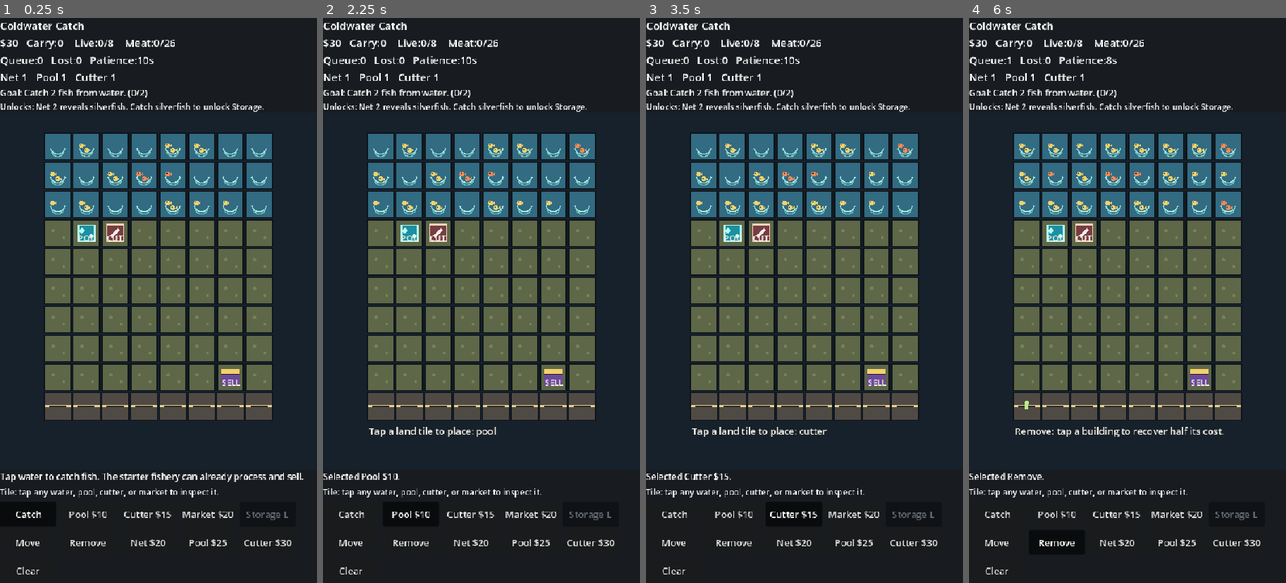
Above: before the commit, frames 1-4 (left to right).
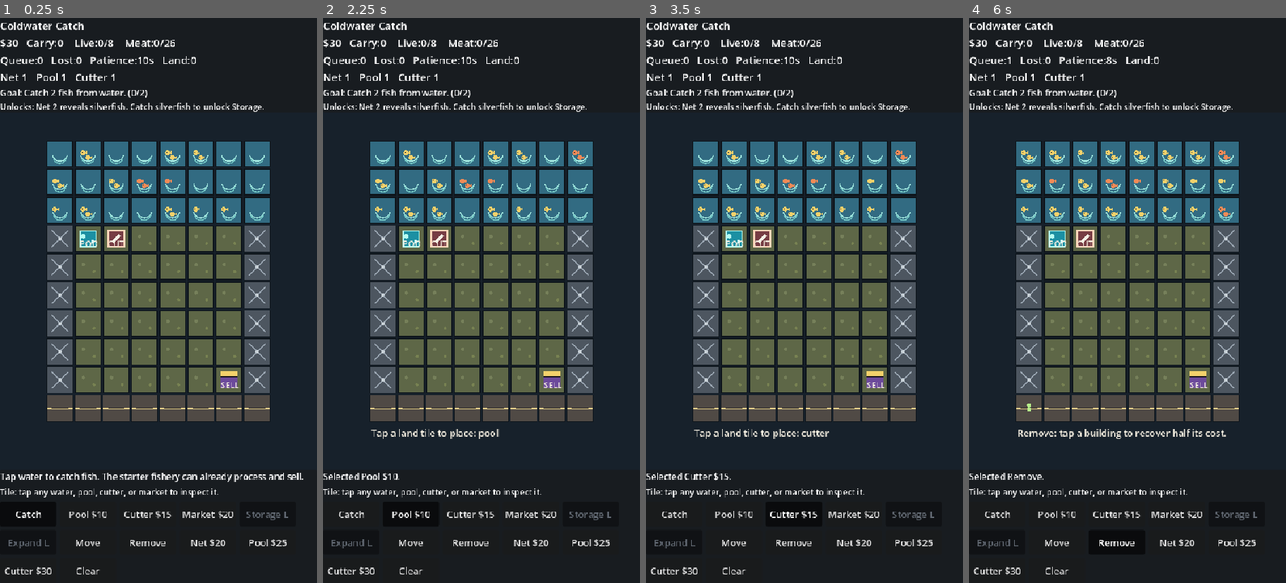
Above: after the commit, the same moments.

Repository: FunnySkillz/project_tilesgame
Game: Godot game, scene res://scenes/Main.tscn
Same seed, same stepped clock (60 frames per second), same inputs: the game is played once before the commit and once after it.
Inputs (mouse positions are in pixels of both pictures, inside the frame that each line leads up to):
- Up to frame 1 (0.25 s): no input
- Up to frame 2 (2.25 s): click (351, 543) at 0.5 s, where only the run after the commit has a clickable "Expand L"; click "Catch" at 1.25 s; click "Pool $10" at 2 s
- Up to frame 3 (3.5 s): click "Cutter $15" at 2.75 s
- Up to frame 4 (6 s): click "Market $20" at 3.5 s; click "Storage L" at 4.25 s; click "Move" at 5 s; click "Remove" at 5.75 s

The runs differ from the first frame. In frame 1, 17% of the frame differs, in the area x 1-92%, y 6-99%; in frame 2, 18%; in frame 3, 18%; in frame 4, 18%.

Commit message:
Add land expansion progression

Diff:
--- a/scripts/main.gd
+++ b/scripts/main.gd
@@ -1,6 +1,6 @@
 extends Control
 
-enum TileKind { WATER, LAND, ROAD }
+enum TileKind { WATER, LAND, ROAD, EXPANSION }
 enum BuildKind { NONE, POOL, CUTTER, MARKET, STORAGE }
 enum GoalStep { CATCH, STORE, PROCESS, SELL, UPGRADE, BUILD, COMPLETE }
 enum FishKind { MINNOW, CARP, SILVERFISH }
@@ -15,6 +15,7 @@
 const TOOL_CUTTER := "cutter"
 const TOOL_MARKET := "market"
 const TOOL_STORAGE := "storage"
+const TOOL_EXPAND := "expand"
 const TOOL_MOVE := "move"
 const TOOL_REMOVE := "remove"
 
@@ -22,6 +23,7 @@
 const COST_CUTTER := 15
 const COST_MARKET := 20
 const COST_STORAGE := 25
+const COST_EXPAND := 35
 
 const CUSTOMER_PATIENCE_SECONDS := 10.0
 const MARKET_SELL_SECONDS := 1.25
@@ -51,6 +53,7 @@
 var upgrades_bought_total := 0
 var buildings_built_total := 0
 var storage_unlocked := false
+var land_expanded_total := 0
 
 var grid_rect := Rect2()
 var tile_px := 48.0
@@ -117,6 +120,8 @@
 				kind = TileKind.WATER
 			elif y == GRID_H - 1:
 				kind = TileKind.ROAD
+			elif x == 0 or x == GRID_W - 1:
+				kind = TileKind.EXPANSION
 			var fish_kind := _random_fish_kind()
 			var fish_count := randi_range(1, 2) if kind == TileKind.WATER and randf() < 0.45 else 0
 			row.append({
@@ -205,6 +210,7 @@
 	_add_tool_button(actions, TOOL_CUTTER, "Cutter $15", "Build processing on land.")
 	_add_tool_button(actions, TOOL_MARKET, "Market $20", "Build selling on land.")
 	_add_tool_button(actions, TOOL_STORAGE, "Storage", "Unlock by catching silverfish. Adds meat storage capacity.")
+	_add_tool_button(actions, TOOL_EXPAND, "Expand", "Unlock after building Storage. Converts edge ground into buildable land.")
 	_add_tool_button(actions, TOOL_MOVE, "Move", "Move one building to another land tile.")
 	_add_tool_button(actions, TOOL_REMOVE, "Remove", "Remove a building and recover half its cost.")
 	command_buttons["net"] = _add_command_button(actions, "Net +", "Upgrade net", _upgrade_net)
@@ -280,6 +286,8 @@
 			_try_build(cell, BuildKind.MARKET, COST_MARKET, "market")
 		TOOL_STORAGE:
 			_try_build(cell, BuildKind.STORAGE, COST_STORAGE, "storage")
+		TOOL_EXPAND:
+			_try_expand_land(cell)
 		TOOL_MOVE:
 			_use_move_tool(cell)
 		TOOL_REMOVE:
@@ -348,6 +356,27 @@
 	buildings_built_total += 1
 	status_text = "Built a " + label + ". " + _layout_hint_for_building(cell, building)
 	_add_popup_for_cell(cell, "-" + str(cost) + "$", Color("#ffd7bb"))
+
+
+func _try_expand_land(cell: Vector2i) -> void:
+	if not _is_tool_unlocked(TOOL_EXPAND):
+		status_text = _tool_locked_reason(TOOL_EXPAND)
+		return
+
+	var tile: Dictionary = tiles[cell.y][cell.x]
+	if tile["kind"] != TileKind.EXPANSION:
+		status_text = "Tap an edge expansion tile to buy more land."
+		return
+	if money < COST_EXPAND:
+		status_text = "Need $" + str(COST_EXPAND) + " to expand land."
+		return
+
+	money -= COST_EXPAND
+	tile["kind"] = TileKind.LAND
+	tiles[cell.y][cell.x] = tile
+	land_expanded_total += 1
+	status_text = "Expanded the base with a new land tile."
+	_add_popup_for_cell(cell, "Land +1", Color("#b7ef8a"))
 
 
 func _use_move_tool(cell: Vector2i) -> void:
@@ -799,6 +828,8 @@
 			return COST_MARKET
 		TOOL_STORAGE:
 			return COST_STORAGE
+		TOOL_EXPAND:
+			return COST_EXPAND
 		_:
 			return 0
 
@@ -815,6 +846,8 @@
 			return "Market $" + str(COST_MARKET)
 		TOOL_STORAGE:
 			return "Storage $" + str(COST_STORAGE) if _is_tool_unlocked(tool) else "Storage L"
+		TOOL_EXPAND:
+			return "Expand $" + str(COST_EXPAND) if _is_tool_unlocked(tool) else "Expand L"
 		TOOL_MOVE:
 			return "Move"
 		TOOL_REMOVE:
@@ -826,12 +859,16 @@
 func _is_tool_unlocked(tool: String) -> bool:
 	if tool == TOOL_STORAGE:
 		return _is_storage_unlocked()
+	if tool == TOOL_EXPAND:
+		return _is_land_expansion_unlocked()
 	return true
 
 
 func _tool_locked_reason(tool: String) -> String:
 	if tool == TOOL_STORAGE:
 		return "Storage is locked. Catch a silverfish after upgrading the net to level 2."
+	if tool == TOOL_EXPAND:
+		return "Expansion is locked. Build Storage first."
 	return "This tool is locked."
 
 
@@ -849,6 +886,10 @@
 
 func _is_storage_unlocked() -> bool:
 	return storage_unlocked or int(fish_caught_by_kind[FishKind.SILVERFISH]) > 0
+
+
+func _is_land_expansion_unlocked() -> bool:
+	return _building_count(BuildKind.STORAGE) > 0
 
 
 func _maybe_unlock_storage(fish_kind: int) -> String:
@@ -1008,7 +1049,9 @@
 				return "Progression: catch a silverfish. It yields 3 meat."
 			if _building_count(BuildKind.STORAGE) <= 0:
 				return "Progression: build Storage to handle higher-yield fish."
-			return "Progression online: Storage is built. Next milestone adds land expansion."
+			if land_expanded_total <= 0:
+				return "Progression: expand one edge tile to grow the base."
+			return "Progression online: land expansion is active. Next milestone is the 30-minute goal chain."
 
 
 func _unlock_text() -> String:
@@ -1016,7 +1059,9 @@
 		if net_level < 2:
 			return "Unlocks: Net 2 reveals silverfish. Catch silverfish to unlock Storage."
 		return "Unlocks: catch silverfish to unlock Storage."
-	return "Unlocks: Storage available. Place it near markets for +6 capacity."
+	if not _is_land_expansion_unlocked():
+		return "Unlocks: Storage available. Build Storage to unlock land expansion."
+	return "Unlocks: Expand edge tiles into land for $" + str(COST_EXPAND) + "."
 
 
 func _progress_text(current: int, target: int) -> String:
@@ -1061,7 +1106,7 @@
 		return
 
 	var capacity := _pool_capacity()
-	hud_label.text = "Coldwater Catch\n$%d   Carry:%d %s   Live:%d/%d %s   Meat:%d/%d\nQueue:%d   Lost:%d   Patience:%ds\nNet %d   Pool %d   Cutter %d" % [
+	hud_label.text = "Coldwater Catch\n$%d   Carry:%d %s   Live:%d/%d %s   Meat:%d/%d\nQueue:%d   Lost:%d   Patience:%ds   Land:%d\nNet %d   Pool %d   Cutter %d" % [
 		money,
 		_carried_fish_total(),
 		_stock_summary(carried_fish_stock),
@@ -1073,6 +1118,7 @@
 		customers_waiting,
 		customers_lost,
 		int(ceil(customer_patience_timer)) if customers_waiting > 0 else int(CUSTOMER_PATIENCE_SECONDS),
+		land_expanded_total,
 		net_level,
 		pool_level,
 		cutter_level
@@ -1107,7 +1153,7 @@
 
 
 func _calculate_grid_rect() -> void:
-	var top_margin := 190.0
+	var top_margin := 206.0
 	var bottom_margin := 272.0
 	var inner_width: float = max(1.0, size.x - 24.0)
 	var inner_height: float = max(1.0, size.y - top_margin - bottom_margin)
@@ -1137,6 +1183,8 @@
 				fill = Color("#326b82")
 			elif tile["kind"] == TileKind.ROAD:
 				fill = Color("#504a45")
+			elif tile["kind"] == TileKind.EXPANSION:
+				fill = Color("#4d5660")
 			draw_rect(rect, fill)
 			draw_rect(rect, Color("#0e151b"), false, 2.0)
 
@@ -1144,6 +1192,8 @@
 				_draw_water_tile(rect, int(tile["fish"]), int(tile["fish_kind"]))
 			elif tile["kind"] == TileKind.ROAD:
 				_draw_road_tile(rect)
+			elif tile["kind"] == TileKind.EXPANSION:
+				_draw_expansion_tile(rect)
 			else:
 				_draw_land_tile(rect, int(tile["building"]))
 
@@ -1168,6 +1218,13 @@
 	draw_rect(rect, Color("#504a45"))
 	draw_line(rect.position + Vector2(0, rect.size.y * 0.5), rect.end - Vector2(0, rect.size.y * 0.5), Color("#e8d28d"), 3.0)
 	draw_line(rect.position + Vector2(8, rect.size.y * 0.5), rect.position + Vector2(rect.size.x - 8, rect.size.y * 0.5), Color("#2c2927"), 1.0)
+
+
+func _draw_expansion_tile(rect: Rect2) -> void:
+	draw_rect(rect, Color("#4d5660"))
+	draw_line(rect.position + Vector2(8, 8), rect.end - Vector2(8, 8), Color("#9aa6b2"), 2.0)
+	draw_line(rect.position + Vector2(rect.size.x - 8, 8), rect.position + Vector2(8, rect.size.y - 8), Color("#9aa6b2"), 2.0)
+	draw_circle(rect.get_center(), 3.0, Color("#c9d2d8"))
 
 
 func _draw_customer_queue() -> void:
@@ -1241,6 +1298,8 @@
 	var font := get_theme_default_font()
 	var hint := ""
 	match selected_tool:
+		TOOL_EXPAND:
+			hint = "Expand: tap edge ground to buy one land tile."
 		TOOL_MOVE:
 			hint = "Move: tap a building, then an empty land tile."
 		TOOL_REMOVE:
@@ -1283,6 +1342,10 @@
 		return "Tile: water with " + str(tile["fish"]) + " " + _fish_plural(fish_kind, int(tile["fish"])) + ". Yield: " + str(_fish_meat_yield(fish_kind)) + " meat."
 	if tile["kind"] == TileKind.ROAD:
 		return "Tile: road. Markets beside roads sell twice as fast."
+	if tile["kind"] == TileKind.EXPANSION:
+		if _is_land_expansion_unlocked():
+			return "Tile: expansion ground. Use Expand to buy this land for $" + str(COST_EXPAND) + "."
+		return "Tile: expansion ground. Build Storage to unlock land expansion."
 
 	match int(tile["building"]):
 		BuildKind.POOL:
Not shown, changed: README.md
Not shown, changed: docs/implementation_phases.md
